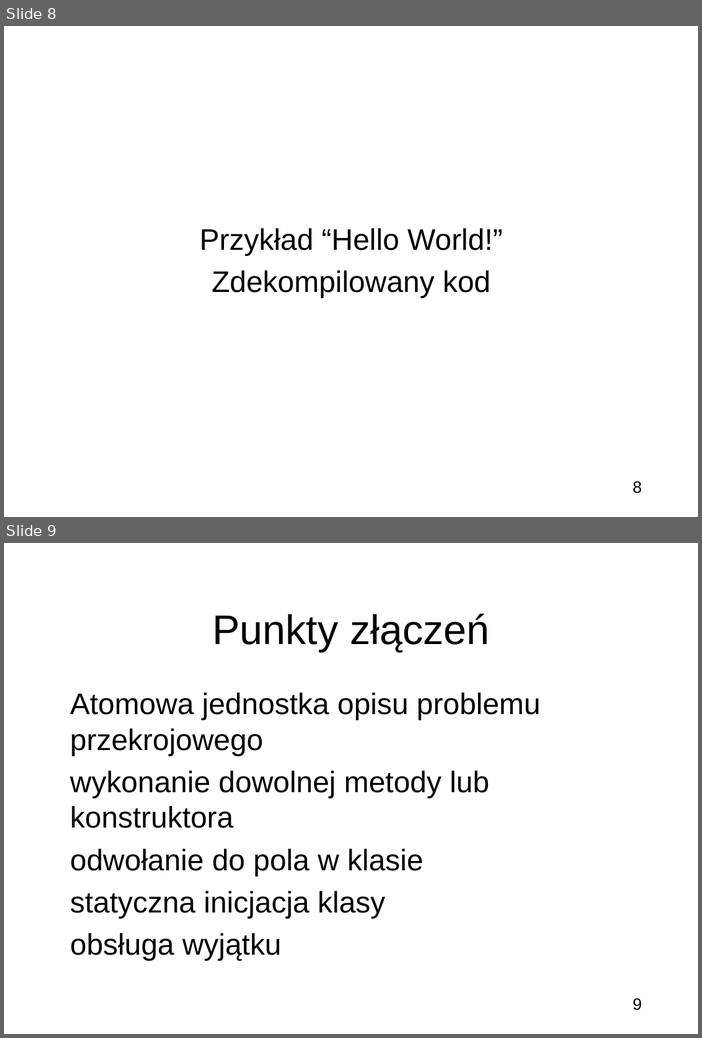
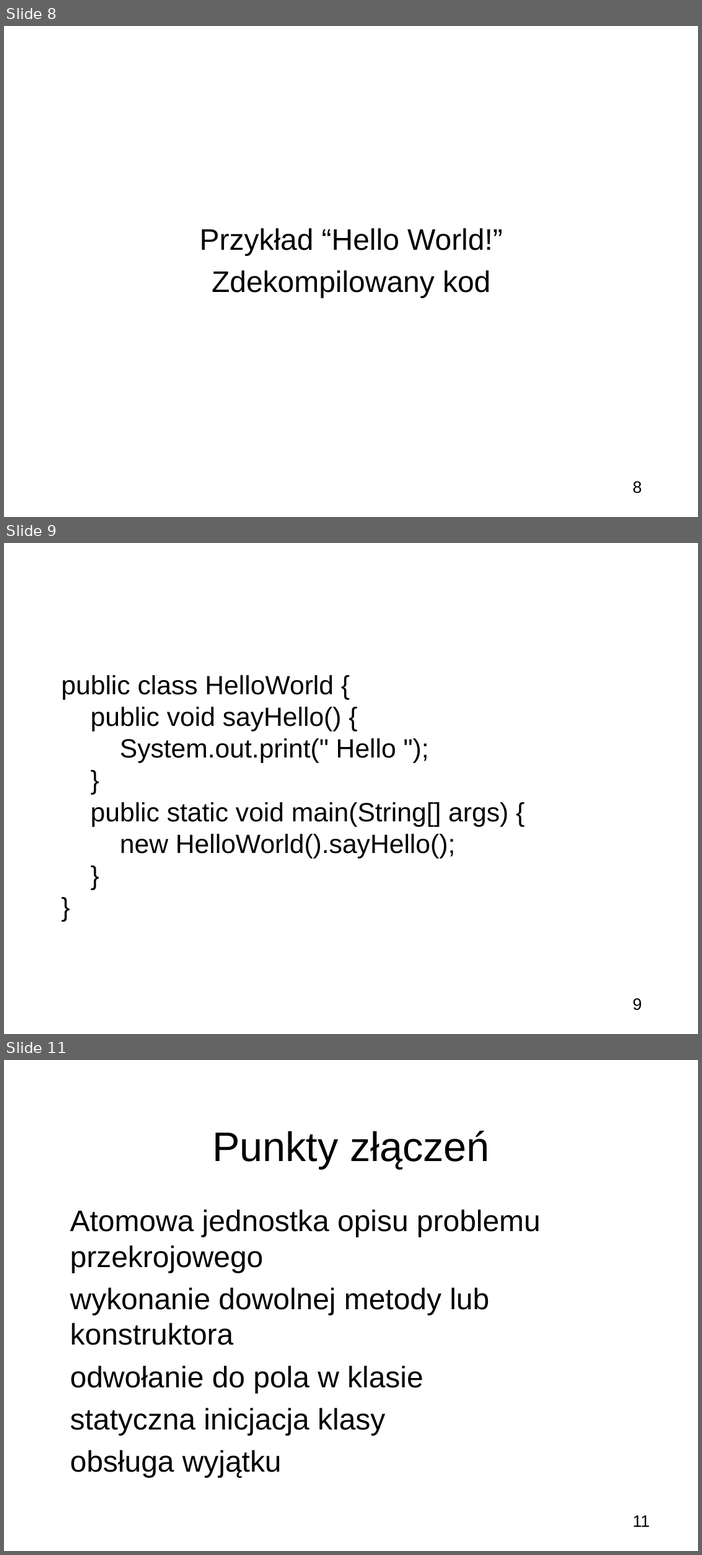
Before and after one commit to bercik/zti_seminar, a slide deck: prezentacja.odp. Shown one above the other, each under a label of ours: slides 8 and 9 before the commit, slides 8, 9 and 11 after it; the slides between them are not shown. The pictures are 702x1038 and 702x1555 pixels, drawn with LibreOffice and Linux fonts; fonts in the diff are those of the drawing; background and template pictures are left out. Boxes give left, top, right and bottom in pixels: in the first picture for what was removed or moved away, otherwise in the second. Text is boxed around its words. In the diff, an @@ line names an element or a change of style, - is before the commit and + after.

Commit message:
Fix presentation

```diff
--- a/prezentacja.odp
+++ b/prezentacja.odp
@@ slide 9 added at (4,543,698,1034), background picture (left out); not listed: 1 template element that a slide beside it also shows @@
@@ subtitle added at (61,675,509,859), 32 pt, text #000000 @@
+public class HelloWorld {
+public void sayHello() {
+System.out.print(" Hello ");
+}
+public static void main(String[] args) {
+new HelloWorld().sayHello();
+}
+}
@@ what was slide 9 is now slide 11 @@
@@ page number at (633,1515,651,1527): text changed @@
-9
+11
```
Also in this commit, not shown: 1 other slide added.
